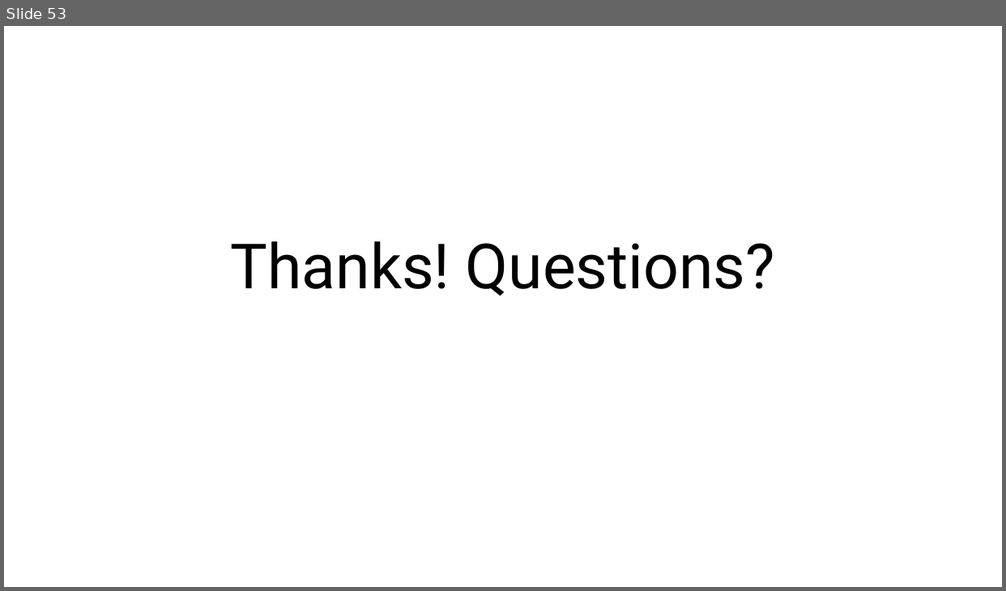
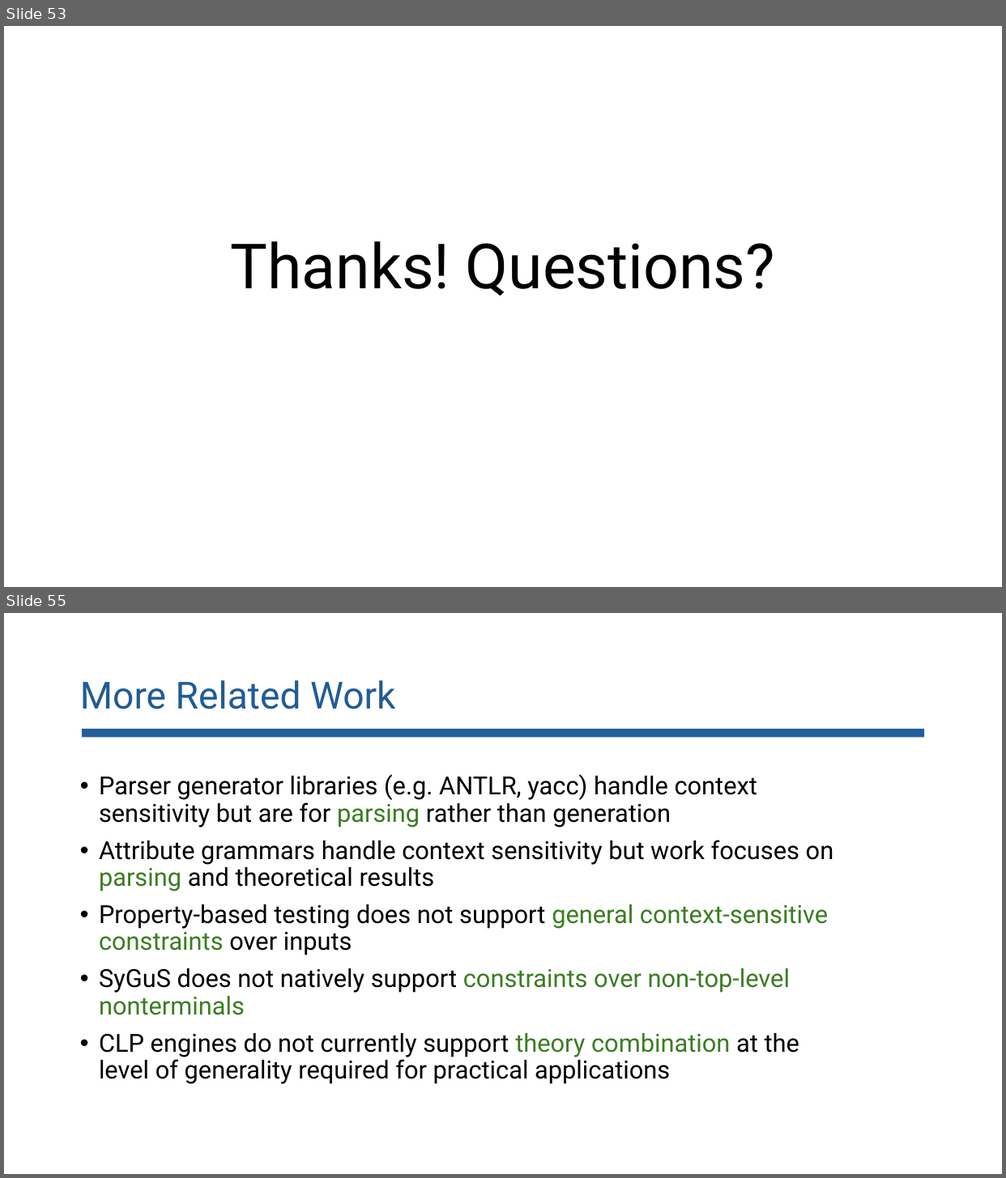
Before and after one commit to lorchrob/goblin_slides, a slide deck: goblin_slides.pptx. Shown one above the other, each under a label of ours: slide 53 before the commit, slides 53 and 55 after it; the slides between them are not shown. The pictures are 1006x591 and 1006x1178 pixels, drawn with LibreOffice and Linux fonts; fonts in the diff are those of the drawing. Boxes give left, top, right and bottom in pixels: in the first picture for what was removed or moved away, otherwise in the second. Text is boxed around its words. In the diff, an @@ line names an element or a change of style, - is before the commit and + after.

Commit message:
Update pptx

```diff
--- a/goblin_slides.pptx
+++ b/goblin_slides.pptx
@@ slide 55 added at (4,613,1002,1174), background #FFFFFF @@
@@ title added at (80,680,396,709), 36 pt, text #205C96 @@
+More Related Work
@@ rectangle added at (82,729,924,737), fill #215F9A @@
@@ text added at (99,774,834,1084), 24 pt, text #000000 @@
+• Parser generator libraries (e.g. ANTLR, yacc) handle context sensitivity but are for parsing rather than generation
+• Attribute grammars handle context sensitivity but work focuses on parsing and theoretical results
+• Property-based testing does not support general context-sensitive constraints over inputs
+• SyGuS does not natively support constraints over non-top-level nonterminals
+• CLP engines do not currently support theory combination at the level of generality required for practical applications
```
Also in this commit, not shown: 7 other slides added, 1 slide removed.
